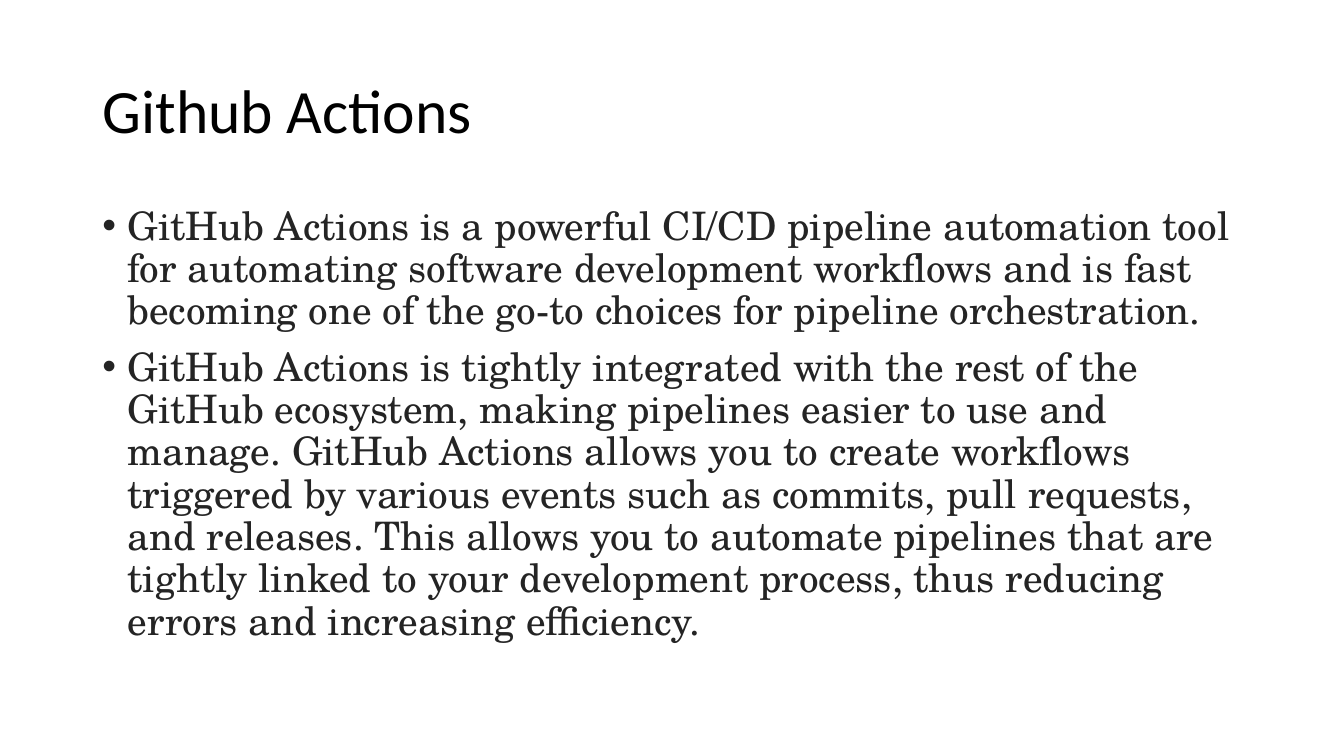
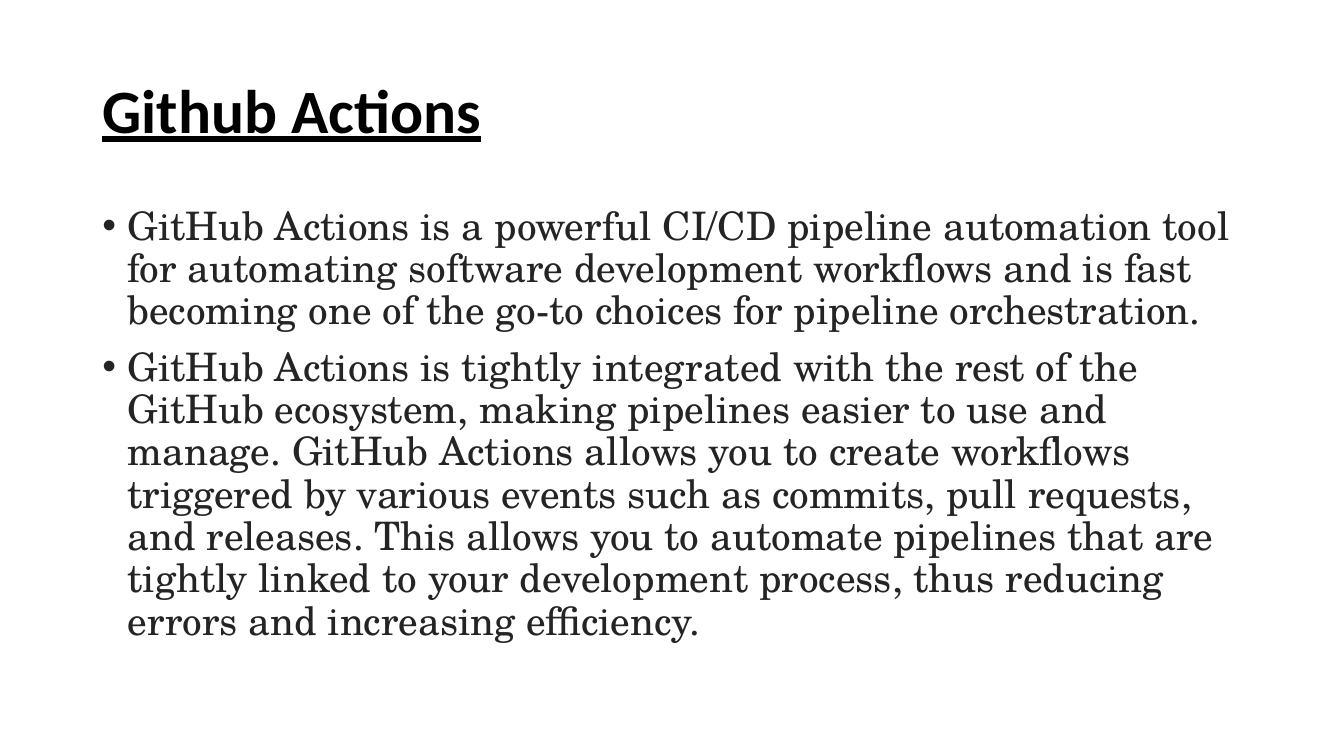
Before and after one commit to Amar-AIcloud/dbt_snowflake, a slide deck: slide 21 of DBT training.pptx (slide 23 before the commit). Drawn at 1344x756 pixels with LibreOffice and Linux fonts; fonts in the diff are those of the drawing. Boxes give left, top, right and bottom in pixels: in the first picture for what was removed or moved away, otherwise in the second. Text is boxed around its words. In the diff, an @@ line names an element or a change of style, - is before the commit and + after.

```diff
--- a/DBT training.pptx
+++ b/DBT training.pptx
@@ title "Github Actions" at (102,89,481,142): bold on, underline on @@
```
Also in this commit, not shown: 4 other slides changed, 1 slide added, 2 slides removed, 8 other files.
